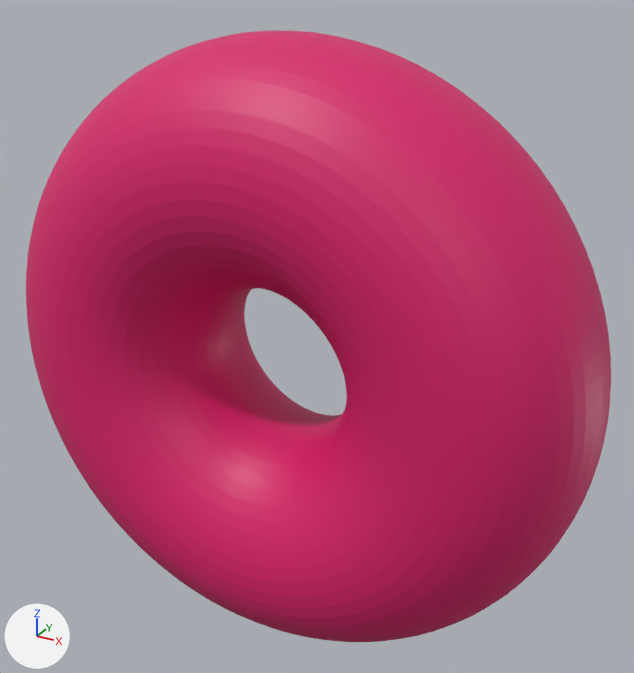
The glTF model docs/assets/torus_grid_sweep/torus_R1_r6.glb: old version first, new version second.
One viewpoint serves both versions: a 50 mm camera at (12.95, -21.79, 11.78) aimed at (0.62, 0.62, 0.57). Arrows for +X, +Y and +Z are at lower left; the lights stay in place. The picture after the commit comes second. Where no turn or scale is listed for an object, it has been applied to the vertices.

Script lines for the objects in view, before the commit:
```python
me_geometry_0 = bpy.data.meshes.new('geometry_0')
me_geometry_0.from_pydata(...)  # 5000 vertices, 10000 faces; spans x -9.8..9.8, y -3.7..3.7, z -9.8..9.8
me_geometry_0.materials.append(mat_defaultmaterial)
ob_geometry_0 = bpy.data.objects.new('geometry_0', me_geometry_0)
ob_geometry_0.location = (0.0, 0.0, 0.0)
```
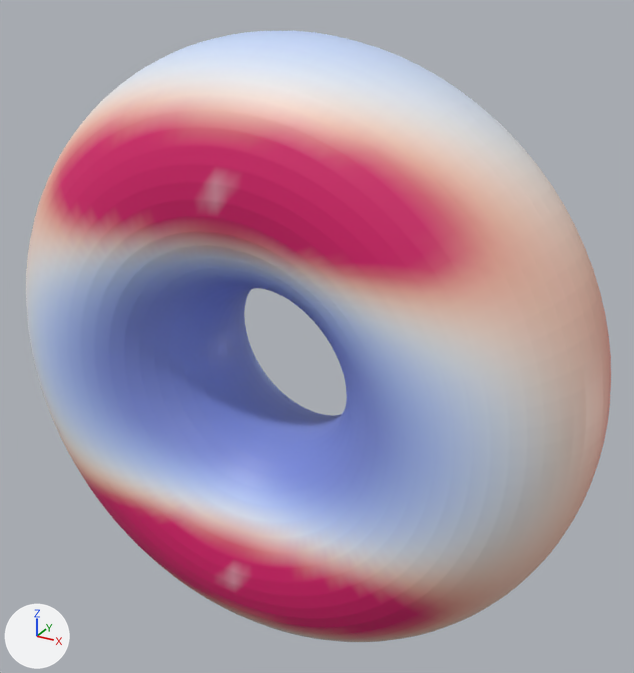
Edits to the scene script, one JSON object a line:
```json
{"block": "me_geometry_0", "where": "me_geometry_0.from_pydata(...)  # 5000 vertices, 10000 faces; spans x -9.8..9.8, y -3.7..3.7, z -9.8..9.8"}
{"block": "me_geometry_0", "where": "# used by ob_geometry_0; location = (0.0, 0.0, 0.0)"}
{"block": "me_geometry_0", "change": "me_geometry_0 part 1: 3602 faces centred in x -7.1..7.1, y -3.7..3.0, z -9.8..9.8 are repainted in the vertex colours; the middle colour goes from pink #da1c6c to blue #8394e1"}
{"block": "me_geometry_0", "change": "me_geometry_0 part 2: 1504 faces centred in x -9.8..9.8, y -3.7..3.7, z -8.4..8.4 are repainted in the vertex colours; the middle colour goes from pink #da1c6c to beige #f9cebc"}
{"block": "me_geometry_0", "change": "me_geometry_0 part 3: 1156 faces centred in x -9.2..9.2, y -3.7..3.6, z -8.9..8.9 are repainted in the vertex colours; the middle colour goes from pink #da1c6c to white #f0eaeb"}
{"block": "me_geometry_0", "change": "me_geometry_0 part 4: 1842 faces centred in x -9.8..9.8, y -3.7..3.7, z -7.9..7.9 are repainted in the vertex colours; the middle colour goes from pink #da1c6c to pink #e4797f"}
{"block": "me_geometry_0", "change": "me_geometry_0 part 5: 928 faces centred in x -8.2..8.2, y -3.7..3.4, z -9.5..9.5 are repainted in the vertex colours; the middle colour goes from pink #da1c6c to pale blue #d8e6fc"}
```

Where the change shows, as pixel boxes (x1, y1, x2, y2) in the pictures (634 x 673 px):
```json
{"part": 1, "of": "me_geometry_0", "change": "recoloured", "before": [39, 31, 471, 547], "after": [39, 31, 471, 547], "on screen": "pink to blue"}
{"part": 2, "of": "me_geometry_0", "change": "recoloured", "before": [30, 82, 608, 642], "after": [30, 82, 608, 642], "on screen": "lighter"}
{"part": 3, "of": "me_geometry_0", "change": "recoloured", "before": [26, 61, 573, 642], "after": [26, 61, 573, 642]}
{"part": 4, "of": "me_geometry_0", "change": "recoloured", "before": [41, 100, 611, 641], "after": [41, 100, 611, 641]}
{"part": 5, "of": "me_geometry_0", "change": "recoloured", "before": [28, 38, 525, 560], "after": [28, 38, 525, 560]}
```
